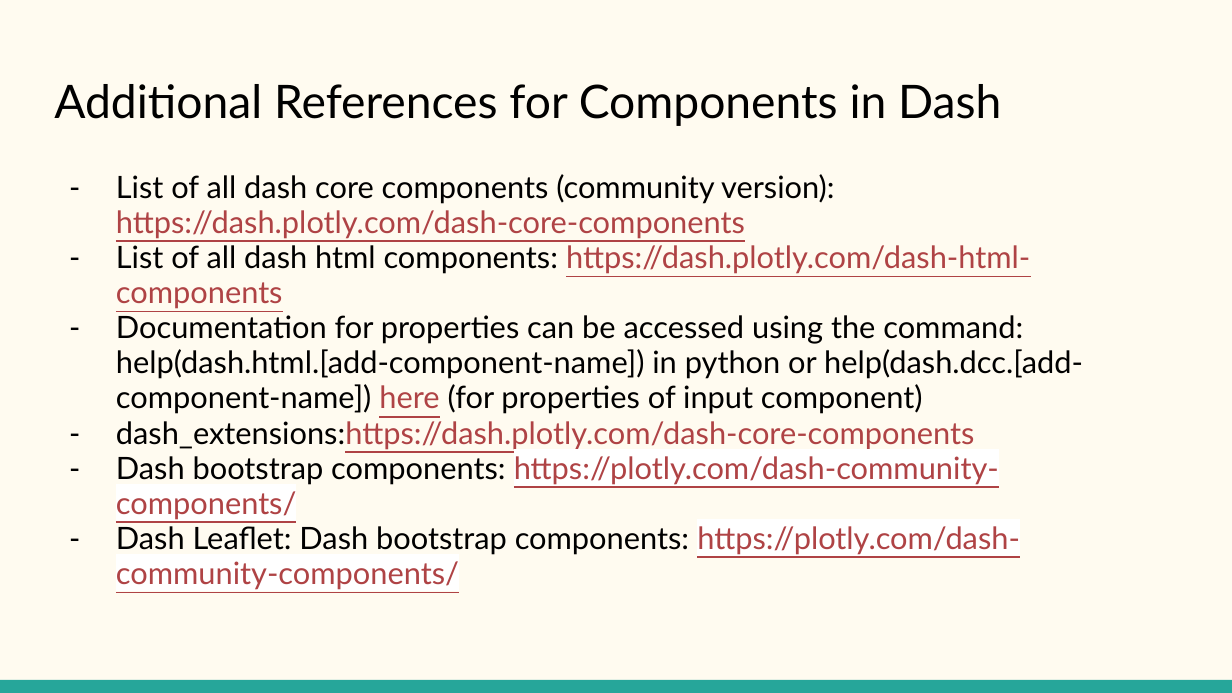
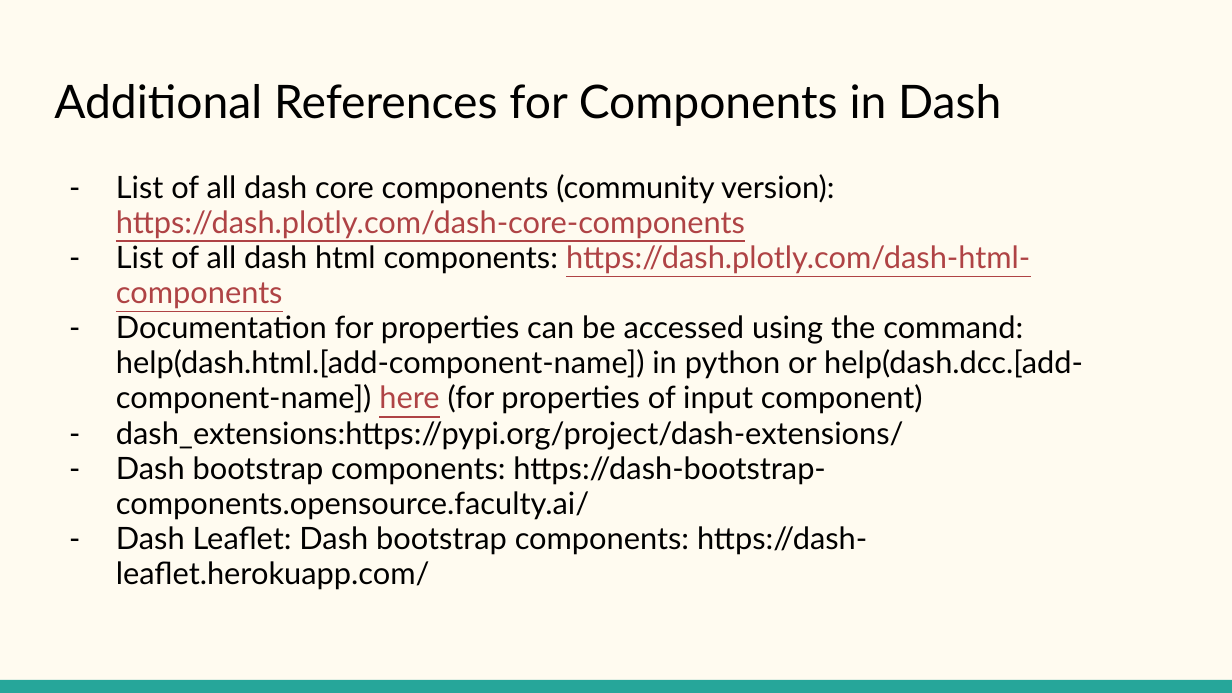
Before and after one commit to KritikaVersha/Plotly_Dash_Training, a slide deck: slide 17 of plotly-dash-training/day_2/Python with Plotly and Dash.pptx. Drawn at 1232x693 pixels with LibreOffice and Linux fonts; fonts in the diff are those of the drawing. Boxes give left, top, right and bottom in pixels: in the first picture for what was removed or moved away, otherwise in the second. Text is boxed around its words. In the diff, an @@ line names an element or a change of style, - is before the commit and + after.

```diff
--- a/plotly-dash-training/day_2/Python with Plotly and Dash.pptx
+++ b/plotly-dash-training/day_2/Python with Plotly and Dash.pptx
@@ text at [116,417,904,590]: text changed; text colour #AF4345 to #000000 @@
-– dash_extensions:https://dash.plotly.com/dash-core-components
-– Dash bootstrap components: https://plotly.com/dash-community-components/
-– Dash Leaflet: Dash bootstrap components: https://plotly.com/dash-community-components/
+– dash_extensions:https://pypi.org/project/dash-extensions/
+– Dash bootstrap components: https://dash-bootstrap-components.opensource.faculty.ai/
+– Dash Leaflet: Dash bootstrap components: https://dash-leaflet.herokuapp.com/
```
